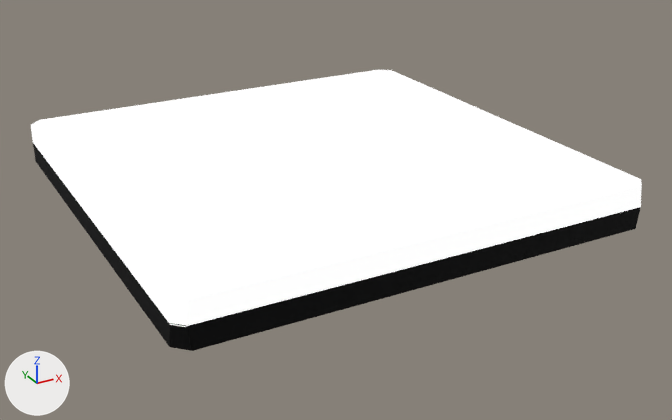
An edit to the glTF model public/assets/models/Tile.glb, drawn before and after from the same camera.
Rendered twice from a 50 mm camera at (-0.882, -1.712, 0.746) aimed at (0.028, -0.056, -0.082). The lights are fixed; the arrows at lower left show +X, +Y and +Z. Vertices at the same position are counted once.
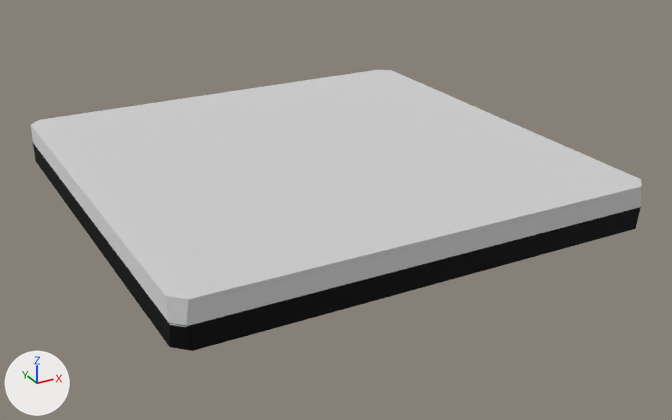
The change in detail:
Material 'White Tile' (mat_white_tile) is new.
Its base color is (0.8, 0.8, 0.8) (white #e7e7e7).
Its metallic is 0.8.
Its roughness is 1.0.
me_cube_001 has 40 vertices, 60 faces and spans x -0.502..0.502, y -0.502..0.502, z -0.05..0.05.
me_cube_001 is used by ob_cube; location (0.0, 0.0, 0.0).
me_cube_001 part 1: all 30 faces that had it switch from mat_whith_tile (picture img_tile_map2) to mat_white_tile (white #e7e7e7).

What differs and where, as boxes (x1, y1, x2, y2) in the pictures (672 x 420 px):
part 1 of me_cube_001, recoloured (white to grey)
    both: (31, 70, 642, 327)
